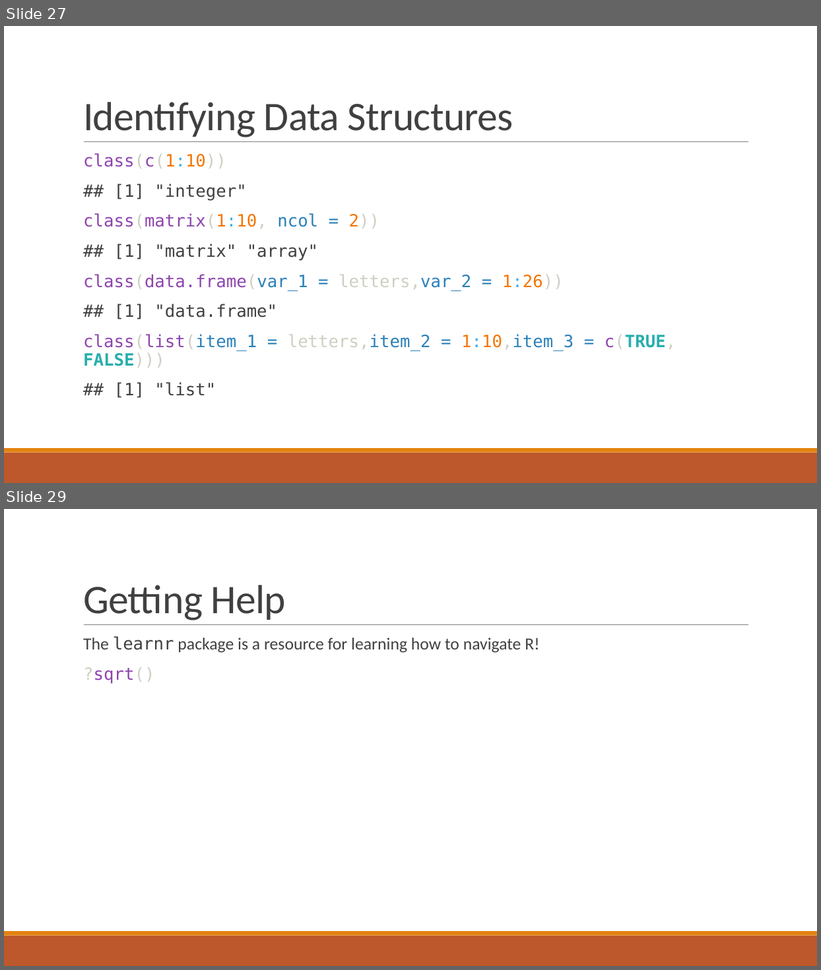
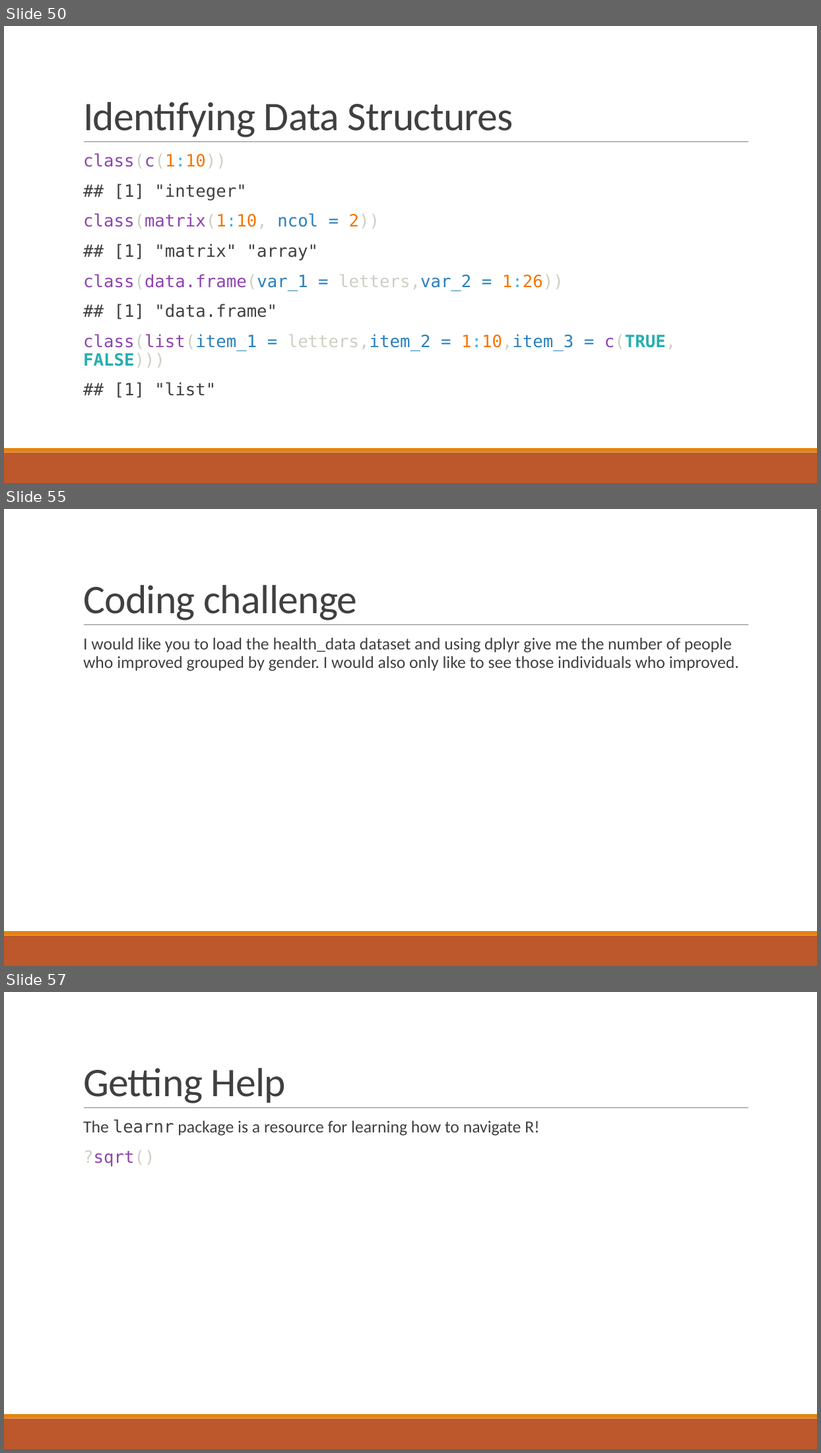
Before and after one commit to csc-ubc-okanagan/workshops, a slide deck: guides/Additional-talks/fundamental-concepts-with-RStudio-90-mins.pptx. Shown one above the other, each under a label of ours: slides 27 and 29 before the commit, slides 50, 55 and 57 after it; the slides between them are not shown. The pictures are 821x970 and 821x1453 pixels, drawn with LibreOffice and Linux fonts; fonts in the diff are those of the drawing. Boxes give left, top, right and bottom in pixels: in the first picture for what was removed or moved away, otherwise in the second. Text is boxed around its words. In the diff, an @@ line names an element or a change of style, - is before the commit and + after.

```diff
--- a/guides/Additional-talks/fundamental-concepts-with-RStudio-90-mins.pptx
+++ b/guides/Additional-talks/fundamental-concepts-with-RStudio-90-mins.pptx
@@ slide 55 added at <box>4,509,817,966</box>, background #FFFFFF; not listed: 3 template elements that a slide beside it also shows @@
@@ title added at <box>83,585,358,621</box>, 48 pt, text #404040 @@
+Coding challenge
@@ text added at <box>83,638,739,671</box>, 20 pt, text #404040 @@
+  I would like you to load the health_data dataset and using dplyr give me the number of people who improved grouped by gender. I would also only like to see those individuals who improved.
@@ what was slide 27 is now slide 50 @@
@@ what was slide 29 is now slide 57 @@
```
Also in this commit, not shown: 9 slides changed, 29 other slides added, 1 slide removed, 2 other files.
